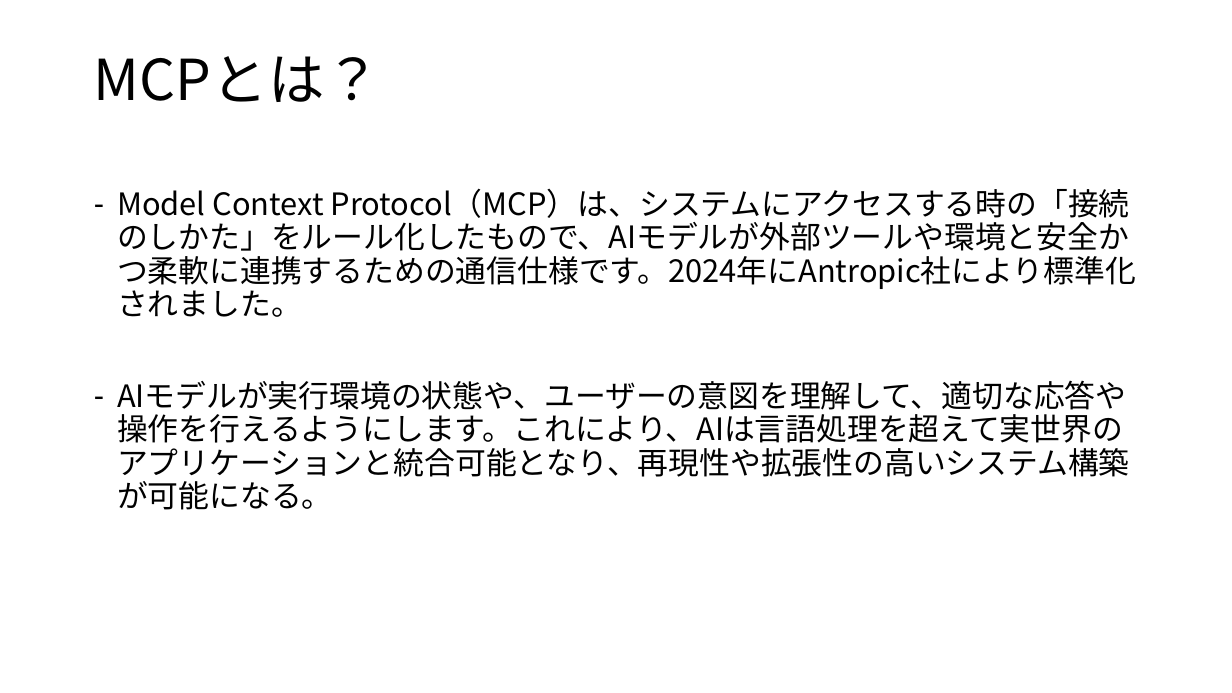
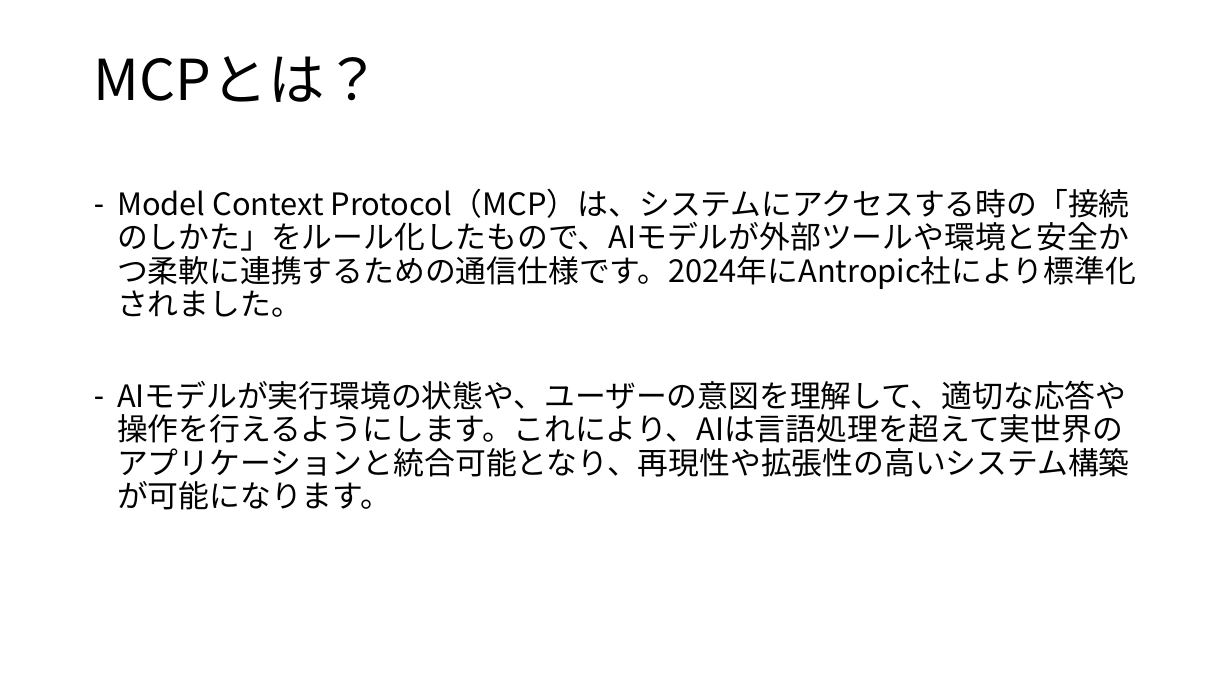
Before and after one commit to koga-miko/misc, a slide deck: slide 2 of raspberry-pi-report/MCPについて.pptx. Drawn at 1232x693 pixels with LibreOffice and Linux fonts; fonts in the diff are those of the drawing. Boxes give left, top, right and bottom in pixels: in the first picture for what was removed or moved away, otherwise in the second. Text is boxed around its words. In the diff, an @@ line names an element or a change of style, - is before the commit and + after.

```diff
--- a/raspberry-pi-report/MCPについて.pptx
+++ b/raspberry-pi-report/MCPについて.pptx
@@ text at [117,380,1130,510]: text changed @@
-– AIモデルが実行環境の状態や、ユーザーの意図を理解して、適切な応答や操作を行えるようにします。これにより、AIは言語処理を超えて実世界のアプリケーションと統合可能となり、再現性や拡張性の高いシステム構築が可能になる。
+– AIモデルが実行環境の状態や、ユーザーの意図を理解して、適切な応答や操作を行えるようにします。これにより、AIは言語処理を超えて実世界のアプリケーションと統合可能となり、再現性や拡張性の高いシステム構築が可能になります。
```
Also in this commit, not shown: 7 other slides changed, 4 slides added.
